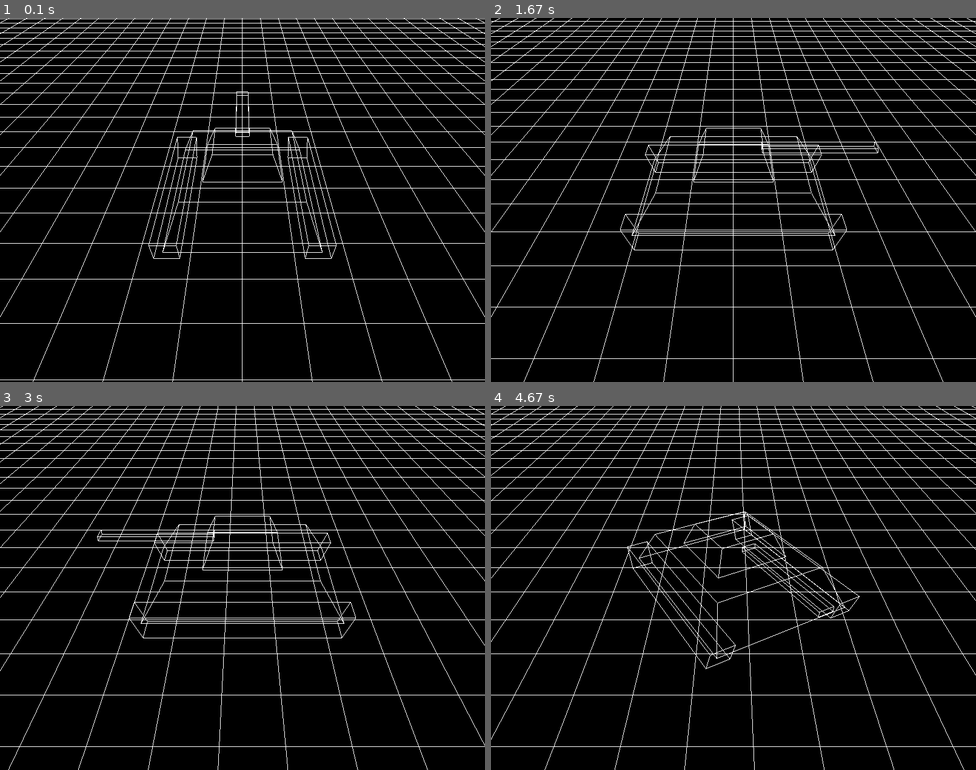
Above: before the commit, frames 1-4 (two rows, left to right).
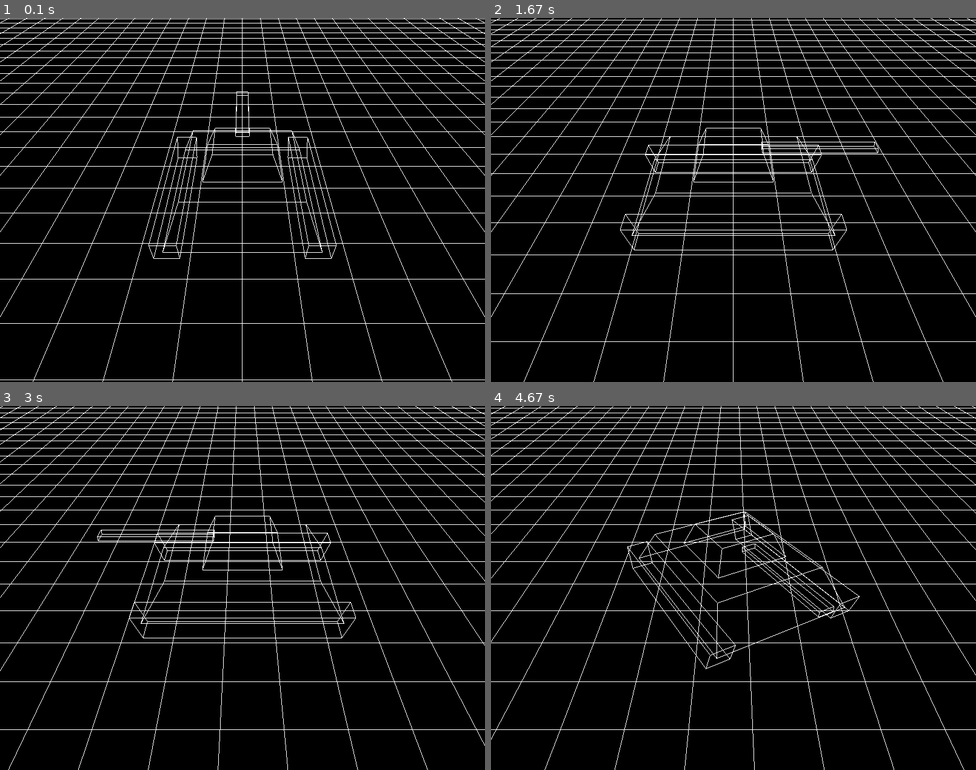
Above: after the commit, the same moments.

Repository: antonioam82/tank_controller
Game: pygame game, started from tank_demo_0b.py
The game is run twice, just before and just after one commit, with the same random seed, the same clock (stepped at 60 frames per second) and the same inputs.
Inputs:
- Up to frame 1 (0.1 s): no input
- Up to frame 2 (1.67 s): hold Right 0.33-0.8 s; hold Up 0.83-1.13 s; hold Right 1.17-1.63 s
- Up to frame 3 (3 s): hold Left 1.67-2.2 s; hold Up 2.23-2.53 s; hold Left 2.57-2.97 s
- Up to frame 4 (4.67 s): hold Left 3-3.37 s; hold Right 3.4-4.03 s; hold Right 4.07-4.43 s; hold Left from 4.47 s (still down)

The runs differ from the first frame. In frame 1, less than 0.1% of the frame differs, in the area x 0-100%, y 41-55%; in frame 2, 7.0%; in frame 3, 7.0%; in frame 4, 7.1%, in the area x 0-100%, y 0-94%.

Commit message:
Corregido fallo de traslacion

Diff:
--- a/tank_demo_0b.py
+++ b/tank_demo_0b.py
@@ -155,9 +155,15 @@
 
         # ================= MOVIMIENTO =================
         if not rotating:
-            rad = math.radians(model_angle)
-            grid_mov_x = -math.sin(rad) * 0.05
-            grid_mov_z = math.cos(rad) * 0.05
+            if direction == 'front' or direction == 'back':
+                rad = math.radians(model_angle)
+                grid_mov_x = math.sin(rad) * 0.05
+                grid_mov_z = -math.cos(rad) * 0.05
+            else:
+                rad = math.radians(model_angle)
+                grid_mov_x = -math.sin(rad) * 0.05
+                grid_mov_z = math.cos(rad) * 0.05
+
 
         x += grid_mov_x
         z += grid_mov_z
